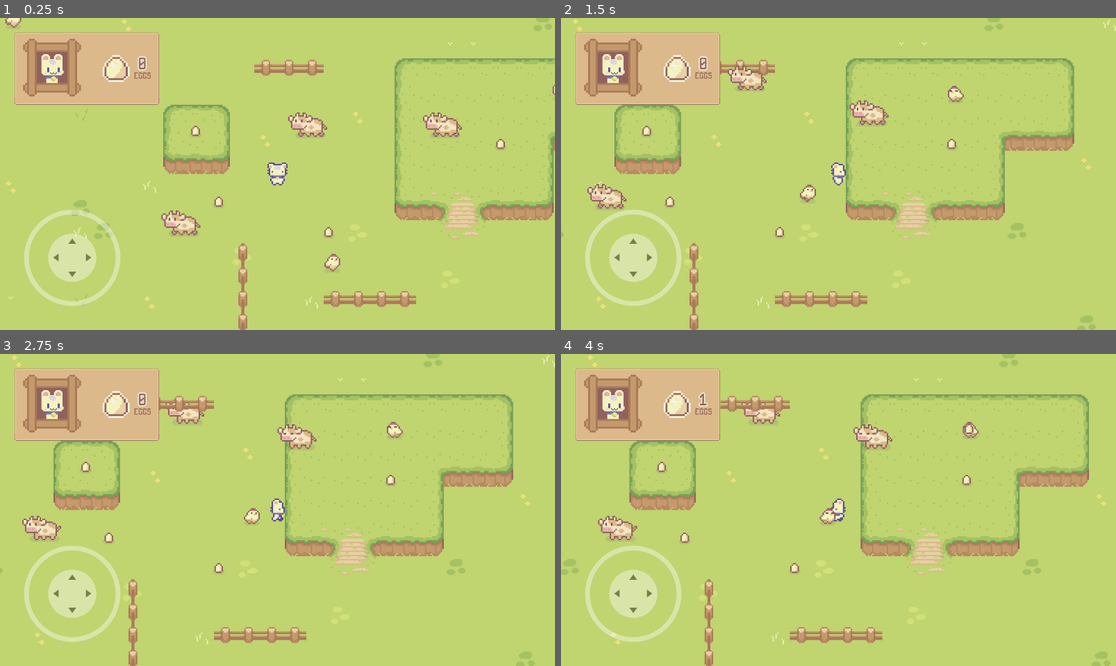
Above: before the commit, frames 1-4 (two rows, left to right).
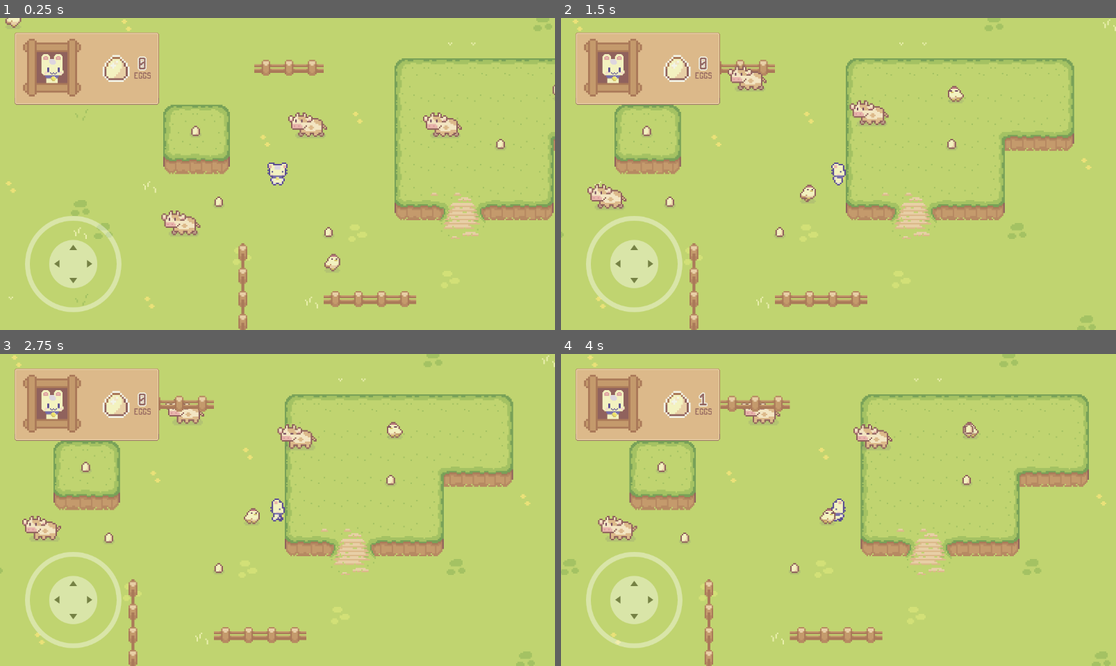
Above: after the commit, the same moments.

Repository: kwhitejr/godot-examples
Game: Godot game, scene res://src/examples/top-down-controller/top-down-controller.tscn
Two runs of this game, one before a commit and one after it. Both use one fixed random seed, a clock stepped at 60 frames per second and the inputs below.
Inputs (mouse positions are in pixels of both pictures, inside the frame that each line leads up to):
- Up to frame 1 (0.25 s): no input
- Up to frame 2 (1.5 s): move the mouse to (960, 158) at 0.52 s; hold D (move_right) 0.53-1.25 s; click (960, 158) at 0.6 s; drag from (727, 189) to (949, 142) at 1.27 s
- Up to frame 3 (2.75 s): move the mouse to (333, 441) at 2.02 s; hold D (move_right) from 2.03 s (still down); click (333, 441) at 2.1 s
- Up to frame 4 (4 s): release D (move_right) at 2.75 s; tap Enter at 2.75 s; drag from (810, 572) to (949, 478) at 2.77 s; tap Space at 3.5 s; move the mouse to (1005, 556) at 3.52 s; hold A (move_left) from 3.53 s (still down); click (1005, 556) at 3.6 s

The runs differ from the first frame. In frame 1, 1.7% of the frame differs, in the area x 4-22%, y 61-95%; in frame 2, 1.7%; in frame 3, 1.7%; in frame 4, 1.7%.

Commit message:
touch controls via addon

Diff:
--- a/godot/project.godot
+++ b/godot/project.godot
@@ -18,6 +18,10 @@
 [autoload]
 
 Events="*res://src/libs/events.gd"
+
+[display]
+
+window/stretch/aspect="ignore"
 
 [gui]
 
--- a/godot/src/ui/touch-controls/touch_controls.tscn
+++ b/godot/src/ui/touch-controls/touch_controls.tscn
@@ -4,11 +4,21 @@
 
 [node name="TouchControls" type="CanvasLayer"]
 
-[node name="Virtual Joystick" parent="." instance=ExtResource("1_0mk50")]
+[node name="HBoxContainer" type="HBoxContainer" parent="."]
+anchors_preset = -1
+anchor_right = 1.0
+anchor_bottom = 1.0
+offset_left = 152.0
+offset_right = 1.0
+offset_bottom = -137.0
+grow_horizontal = 2
+grow_vertical = 2
+
+[node name="Virtual Joystick" parent="HBoxContainer" instance=ExtResource("1_0mk50")]
 modulate = Color(1, 1, 1, 0.392157)
-offset_top = -300.0
-offset_bottom = 0.0
-size_flags_vertical = 0
+layout_mode = 2
+size_flags_horizontal = 4
+size_flags_vertical = 8
 pressed_color = Color(1, 0.0654003, 0.291445, 1)
 clampzone_size = 100.0
 joystick_mode = 1
